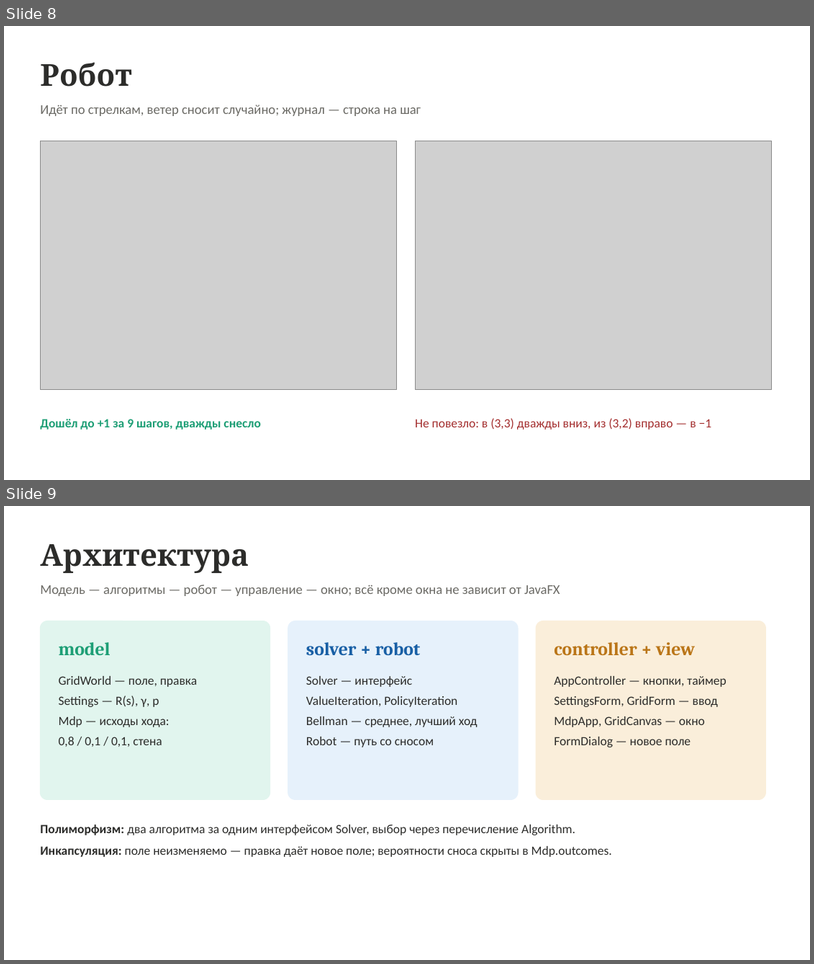
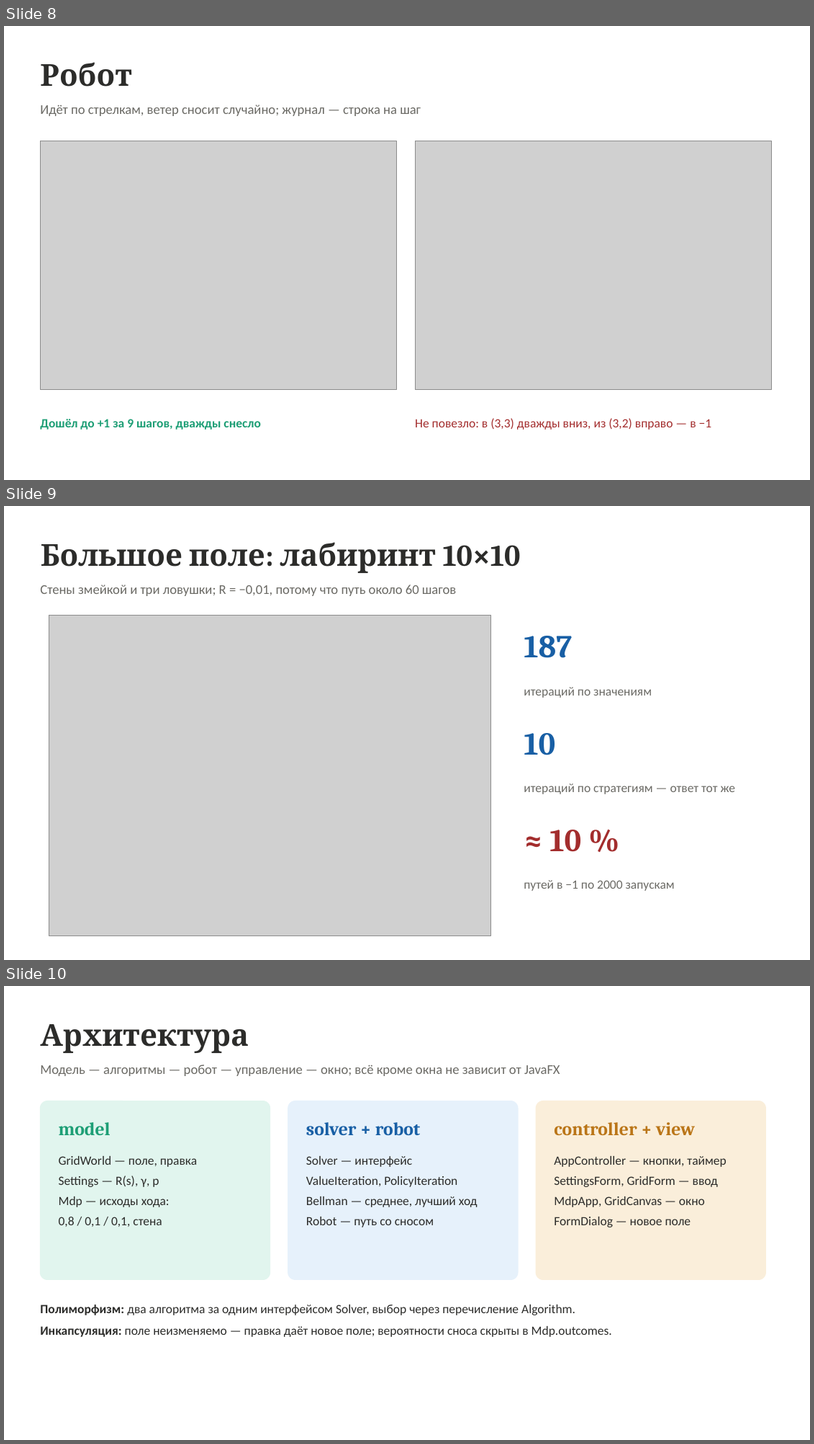
Before and after one commit to azamnz/stochastic-grid, a slide deck: docs/presentation/Презентация_ЛР4_Минязов.pptx. Shown one above the other, each under a label of ours: slides 8 and 9 before the commit, slides 8, 9 and 10 after it. The pictures are 814x964 and 814x1444 pixels, drawn with LibreOffice and Linux fonts; fonts in the diff are those of the drawing; grey boxes stand for pictures. Boxes give left, top, right and bottom in pixels: in the first picture for what was removed or moved away, otherwise in the second. Text is boxed around its words. In the diff, an @@ line names an element or a change of style, - is before the commit and + after.

```diff
--- a/docs/presentation/Презентация_ЛР4_Минязов.pptx
+++ b/docs/presentation/Презентация_ЛР4_Минязов.pptx
@@ slide 9 added at (4, 506, 810, 960), background #FFFFFF @@
@@ text added at (40, 542, 521, 573), 36 pt, text #2C2C2A, bold @@
+Большое поле: лабиринт 10×10
@@ text added at (40, 584, 456, 596), 16 pt, text #6B6A65 @@
+Стены змейкой и три ловушки; R = −0,01, потому что путь около 60 шагов
@@ picture added at (49, 615, 491, 936) @@
@@ text added at (524, 636, 572, 658), 38 pt, text #185FA5, bold @@
+187
@@ text added at (524, 687, 652, 698), 15 pt, text #6B6A65 @@
+итераций по значениям
@@ text added at (524, 733, 556, 755), 38 pt, text #185FA5, bold @@
+10
@@ text added at (524, 783, 736, 794), 15 pt, text #6B6A65 @@
+итераций по стратегиям — ответ тот же
@@ text added at (550, 829, 581, 852), 38 pt, text #A32D2D, bold @@
+≈ 10 %
@@ text added at (524, 880, 675, 890), 15 pt, text #6B6A65 @@
+путей в −1 по 2000 запускам
@@ what was slide 9 is now slide 10 @@
```
Also in this commit, not shown: 7 other files.
